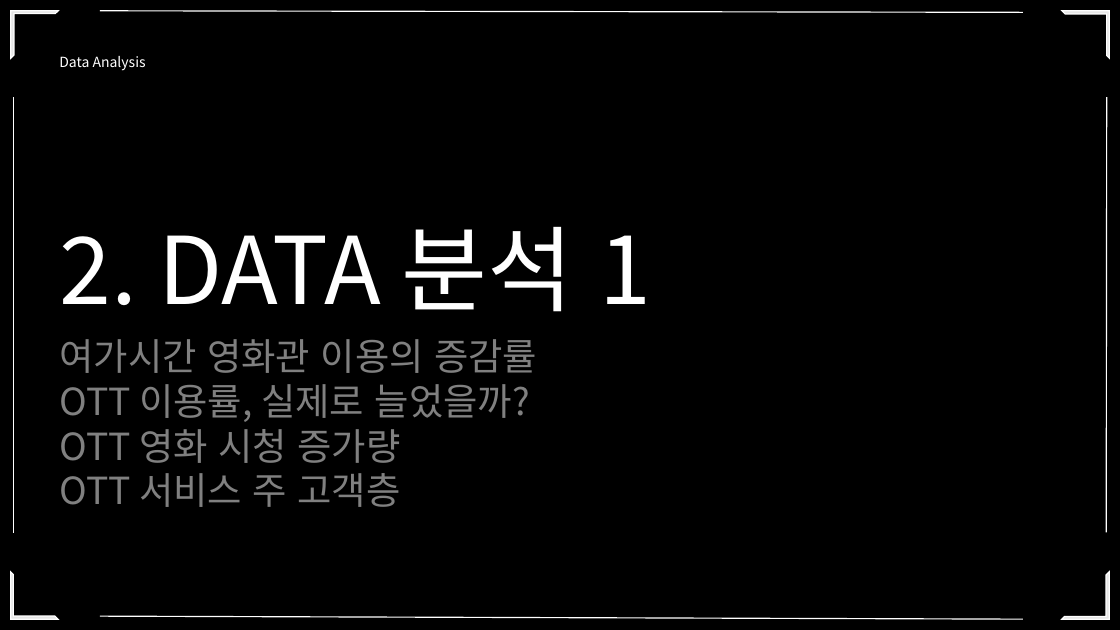
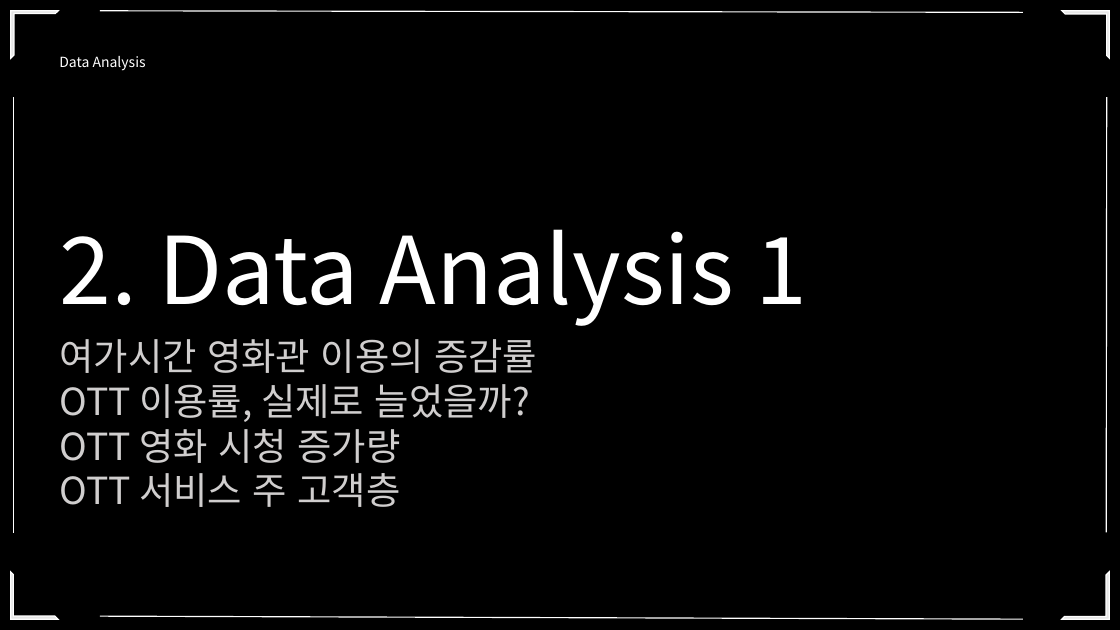
Before and after one commit to eesomin/midproject, a slide deck: slide 8 of jdh1/PPT_0_TEAM2.pptx (slide 7 before the commit). Drawn at 1120x630 pixels with LibreOffice and Linux fonts; fonts in the diff are those of the drawing. Boxes give left, top, right and bottom in pixels: in the first picture for what was removed or moved away, otherwise in the second. Text is boxed around its words. In the diff, an @@ line names an element or a change of style, - is before the commit and + after.

```diff
--- a/jdh1/PPT_0_TEAM2.pptx
+++ b/jdh1/PPT_0_TEAM2.pptx
@@ text at box(59, 229, 807, 326): text changed @@
-2. DATA 분석 1
+2. Data Analysis 1
@@ text "여가시간 영화관 이용의 증감률" at box(59, 339, 537, 507): text colour #808080 to #D0CECE @@
```
Also in this commit, not shown: 25 other slides changed, 7 slides added, 1 slide removed, 4 other files.
